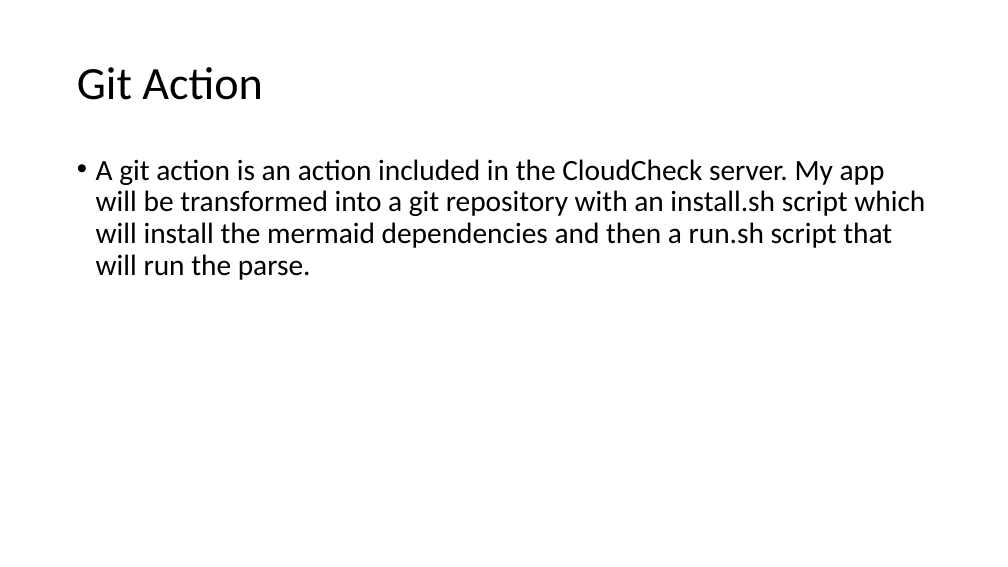
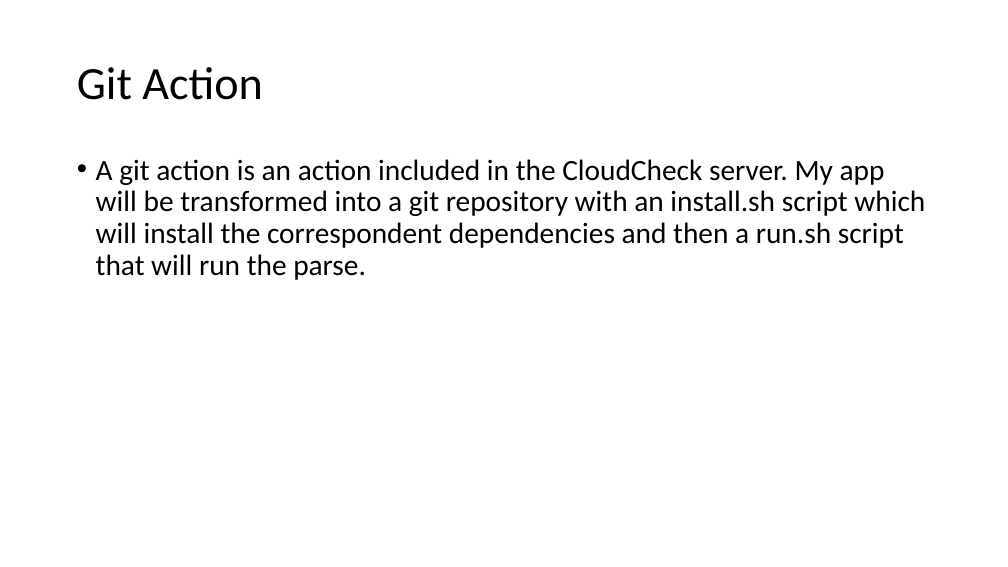
Before and after one commit to MateiMitran/MermaidParseAPI, a slide deck: slide 4 of docs/MermaidJS Plugin.pptx. Drawn at 1008x567 pixels with LibreOffice and Linux fonts; fonts in the diff are those of the drawing. Boxes give left, top, right and bottom in pixels: in the first picture for what was removed or moved away, otherwise in the second. Text is boxed around its words. In the diff, an @@ line names an element or a change of style, - is before the commit and + after.

```diff
--- a/docs/MermaidJS Plugin.pptx
+++ b/docs/MermaidJS Plugin.pptx
@@ text at [96, 159, 925, 280]: text changed @@
-• A git action is an action included in the CloudCheck server. My app will be transformed into a git repository with an install.sh script which will install the mermaid dependencies and then a run.sh script that will run the parse.
+• A git action is an action included in the CloudCheck server. My app will be transformed into a git repository with an install.sh script which will install the correspondent dependencies and then a run.sh script that will run the parse.
```
Also in this commit, not shown: 1 other slide changed, 1 slide added, 1 slide removed, 4 other files.
